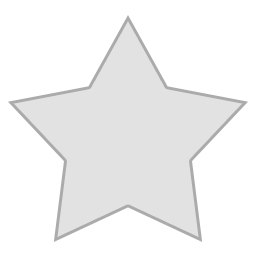
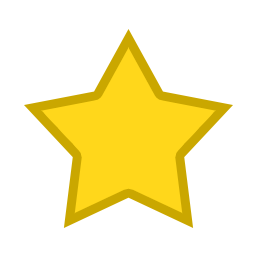
Before/after of a w=256, h=256 layered artwork. What changed in the layer stack:
showed "Shape 1", painted on it over <box>8,15,248,242</box>
hid "Shape 1 copy", painted on it over <box>8,15,248,242</box>
